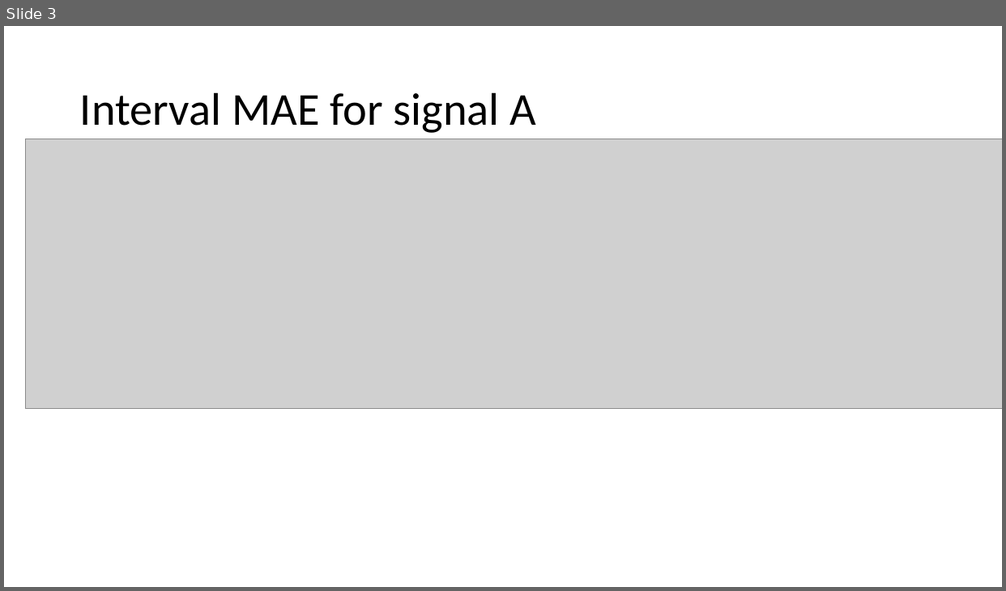
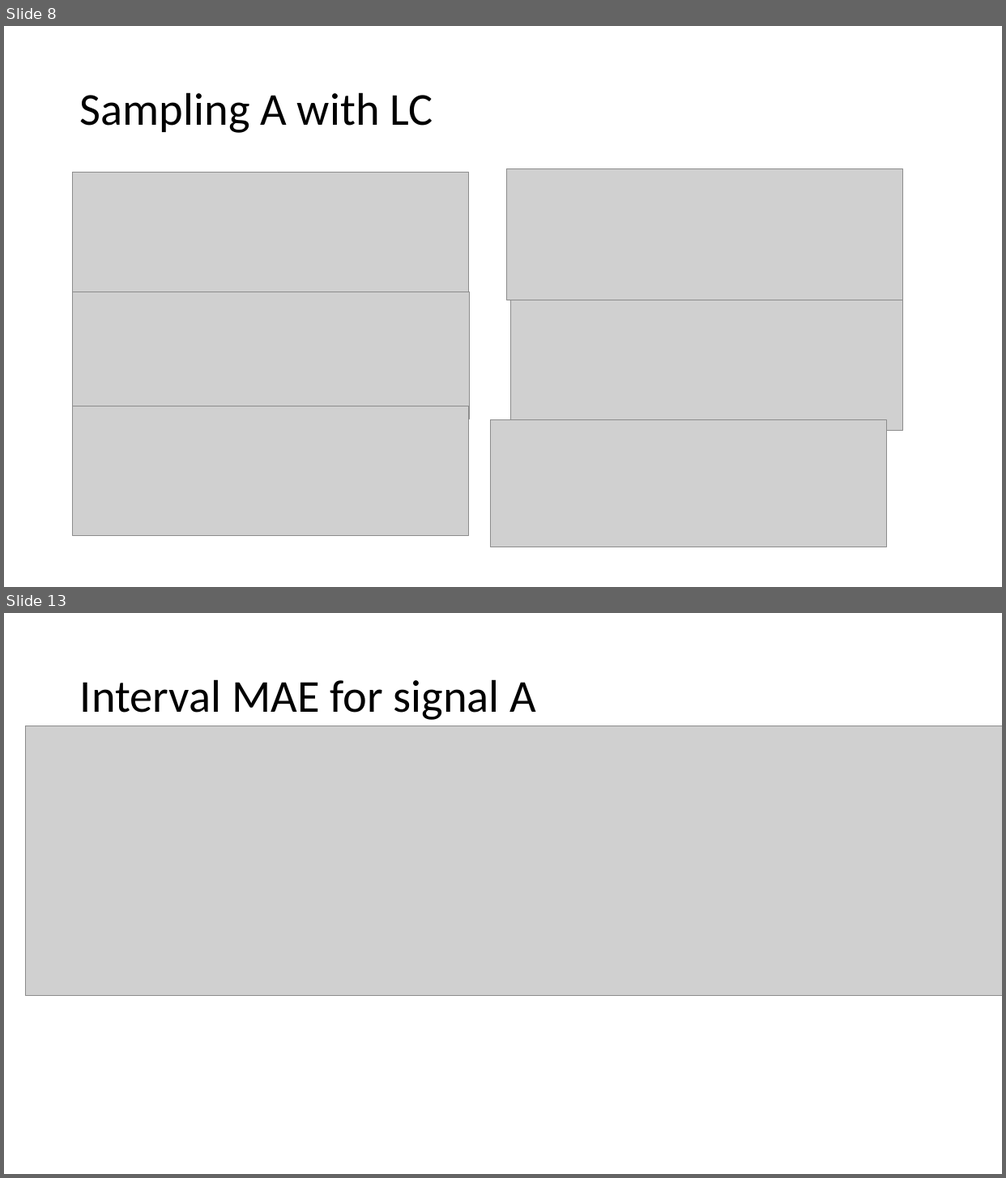
Before and after one commit to a98982323/DSP, a slide deck: Presentation1.pptx. Shown one above the other, each under a label of ours: slide 3 before the commit, slides 8 and 13 after it; the slides between them are not shown. The pictures are 1006x591 and 1006x1178 pixels, drawn with LibreOffice and Linux fonts; fonts in the diff are those of the drawing; grey boxes stand for pictures. Boxes give left, top, right and bottom in pixels: in the first picture for what was removed or moved away, otherwise in the second. Text is boxed around its words. In the diff, an @@ line names an element or a change of style, - is before the commit and + after.

```diff
--- a/Presentation1.pptx
+++ b/Presentation1.pptx
@@ slide 8 added at (x1=4, y1=26, x2=1002, y2=587), background #FFFFFF @@
@@ title added at (x1=80, y1=92, x2=432, y2=133), 44 pt, text #000000 @@
+Sampling A with LC
@@ picture added at (x1=507, y1=169, x2=903, y2=300) @@
@@ picture added at (x1=73, y1=173, x2=469, y2=301) @@
@@ picture added at (x1=73, y1=292, x2=470, y2=420) @@
@@ picture added at (x1=511, y1=301, x2=903, y2=431) @@
@@ picture added at (x1=73, y1=407, x2=469, y2=535) @@
@@ picture added at (x1=491, y1=420, x2=887, y2=547) @@
@@ what was slide 3 is now slide 13 @@
```
Also in this commit, not shown: 2 slides changed, 12 other slides added, 3 slides removed, 6 other files.
